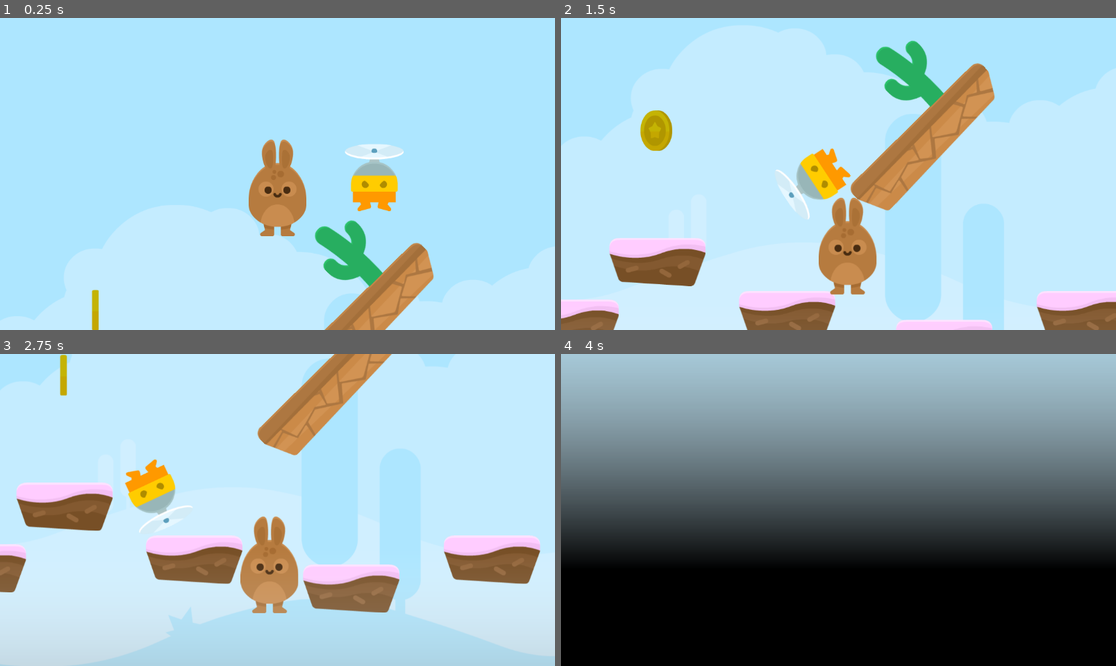
Above: before the commit, frames 1-4 (two rows, left to right).
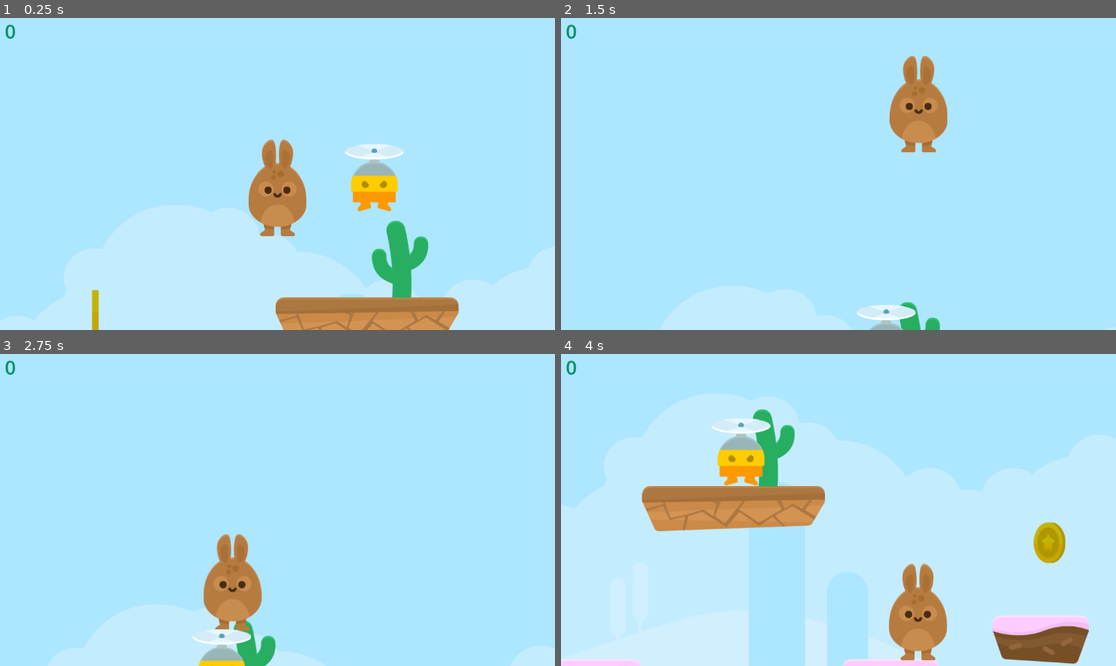
Above: after the commit, the same moments.

Repository: FeniXb3/UD-Platformer-Sample
Game: Godot game, scene res://game.tscn
The game is run twice, just before and just after one commit, with the same random seed, the same clock (stepped at 60 frames per second) and the same inputs.
Inputs:
- Up to frame 1 (0.25 s): no input
- Up to frame 2 (1.5 s): hold Right (move_right) from 0.53 s (still down); tap Space (jump) at 0.77 s
- Up to frame 3 (2.75 s): tap Space (jump) at 1.52 s; release Right (move_right) at 2.03 s; hold Left (move_left) from 2.03 s (still down)
- Up to frame 4 (4 s): release Left (move_left) at 2.78 s; hold Right (move_right) from 2.78 s (still down); tap Space (jump) at 3.02, 3.77 s

The runs differ from the first frame. In frame 1, 6.1% of the frame differs, in the area x 1-83%, y 2-100%; in frame 2, 26%; in frame 3, 42%; in frame 4, 100%, in the area x 0-100%, y 0-100%.

Commit message:
Meeting 4

Diff:
--- /dev/null
+++ b/game.gd
@@ -0,0 +1,9 @@
+extends Node2D
+
+@export var points: int
+func _ready() -> void:
+	SignalBus.coin_picked.connect(_on_coin_picked)
+
+func _on_coin_picked() -> void:
+	points += 1
+	$CanvasLayer/MarginContainer/Label.text = str(points)
--- a/game.tscn
+++ b/game.tscn
@@ -1,6 +1,7 @@
-[gd_scene load_steps=17 format=3 uid="uid://b3u2u33vk5tjy"]
+[gd_scene load_steps=19 format=3 uid="uid://b3u2u33vk5tjy"]
 
 [ext_resource type="PackedScene" uid="uid://f03p1kytvcr7" path="res://platform.tscn" id="1_33c3h"]
+[ext_resource type="Script" uid="uid://bp8hh6dt1g18g" path="res://game.gd" id="1_iotsf"]
 [ext_resource type="Texture2D" uid="uid://vbsqcvcalhg3" path="res://kenney_jumper-pack/PNG/Background/bg_layer2.png" id="2_224c4"]
 [ext_resource type="PackedScene" uid="uid://cchdhug3xfi53" path="res://player.tscn" id="2_txh4e"]
 [ext_resource type="Texture2D" uid="uid://y2hkbv4kfb4g" path="res://kenney_jumper-pack/PNG/Background/bg_layer3.png" id="3_l65th"]
@@ -15,8 +16,9 @@
 [sub_resource type="PhysicsMaterial" id="PhysicsMaterial_gytqv"]
 friction = 0.0
 
-[sub_resource type="PhysicsMaterial" id="PhysicsMaterial_hv328"]
+[sub_resource type="PhysicsMaterial" id="PhysicsMaterial_mfdv2"]
 friction = 0.5
+bounce = 0.5
 
 [sub_resource type="Gradient" id="Gradient_bxs5i"]
 offsets = PackedFloat32Array(0.276151, 1)
@@ -32,7 +34,12 @@
 [sub_resource type="RectangleShape2D" id="RectangleShape2D_8046v"]
 size = Vector2(95, 138)
 
+[sub_resource type="LabelSettings" id="LabelSettings_mfdv2"]
+font_size = 40
+font_color = Color(0, 0.57, 0.4085, 1)
+
 [node name="Game" type="Node2D"]
+script = ExtResource("1_iotsf")
 
 [node name="Background" type="Node2D" parent="."]
 metadata/_edit_lock_ = true
@@ -110,8 +117,7 @@
 
 [node name="CactusPlatform2" parent="Platforms" instance=ExtResource("7_hfc2n")]
 position = Vector2(1571, 91)
-rotation = -0.778417
-physics_material_override = SubResource("PhysicsMaterial_hv328")
+physics_material_override = SubResource("PhysicsMaterial_mfdv2")
 
 [node name="Player" parent="." instance=ExtResource("2_txh4e")]
 position = Vector2(1408, 197)
@@ -150,5 +156,23 @@
 position = Vector2(1.5, 0)
 shape = SubResource("RectangleShape2D_8046v")
 
+[node name="CanvasLayer" type="CanvasLayer" parent="."]
+
+[node name="MarginContainer" type="MarginContainer" parent="CanvasLayer"]
+anchors_preset = 15
+anchor_right = 1.0
+anchor_bottom = 1.0
+grow_horizontal = 2
+grow_vertical = 2
+theme_override_constants/margin_left = 10
+
+[node name="Label" type="Label" parent="CanvasLayer/MarginContainer"]
+layout_mode = 2
+size_flags_horizontal = 0
+size_flags_vertical = 0
+text = "0"
+label_settings = SubResource("LabelSettings_mfdv2")
+
+[connection signal="body_entered" from="Item" to="." method="_on_item_body_entered"]
 [connection signal="body_entered" from="Item" to="Item" method="_on_body_entered"]
 [connection signal="body_entered" from="Item2" to="Item2" method="_on_body_entered"]
--- a/item.gd
+++ b/item.gd
@@ -6,6 +6,7 @@
 func _on_body_entered(body: Node2D) -> void:
 	sprite_2d.hide()
 	gpu_particles_2d.emitting = true
+	SignalBus.coin_picked.emit()
 
 func _on_gpu_particles_2d_finished() -> void:
 	queue_free()
--- a/item.tscn
+++ b/item.tscn
@@ -41,8 +41,8 @@
 
 [sub_resource type="AnimationLibrary" id="AnimationLibrary_ygf60"]
 _data = {
-"RESET": SubResource("Animation_har3d"),
-"rotate": SubResource("Animation_uvled")
+&"RESET": SubResource("Animation_har3d"),
+&"rotate": SubResource("Animation_uvled")
 }
 
 [sub_resource type="CircleShape2D" id="CircleShape2D_oejbq"]
--- a/player.tscn
+++ b/player.tscn
@@ -38,8 +38,8 @@
 
 [sub_resource type="AnimationLibrary" id="AnimationLibrary_si6oq"]
 _data = {
-"RESET": SubResource("Animation_aaom3"),
-"idle": SubResource("Animation_sihw8")
+&"RESET": SubResource("Animation_aaom3"),
+&"idle": SubResource("Animation_sihw8")
 }
 
 [sub_resource type="CapsuleShape2D" id="CapsuleShape2D_j5ox4"]
--- a/project.godot
+++ b/project.godot
@@ -12,8 +12,12 @@
 
 config/name="UD Platformer Sample"
 run/main_scene="res://game.tscn"
-config/features=PackedStringArray("4.3", "Forward Plus")
+config/features=PackedStringArray("4.4", "Forward Plus")
 config/icon="res://icon.svg"
+
+[autoload]
+
+SignalBus="*res://signal_bus.gd"
 
 [input]
 
--- /dev/null
+++ b/signal_bus.gd
@@ -0,0 +1,3 @@
+extends Node
+
+signal coin_picked
Not shown: 1 places in bottom_edge.tscn that only renumber resources
Not shown, added: game.gd.uid
Not shown, added: item.gd.uid
Not shown: 1 places in item.tscn that only renumber resources
Not shown, added: killzone.gd.uid
Not shown: 1 places in killzone.tscn that only renumber resources
Not shown, added: player.gd.uid
Not shown: 1 places in player.tscn that only renumber resources
Not shown, added: signal_bus.gd.uid
